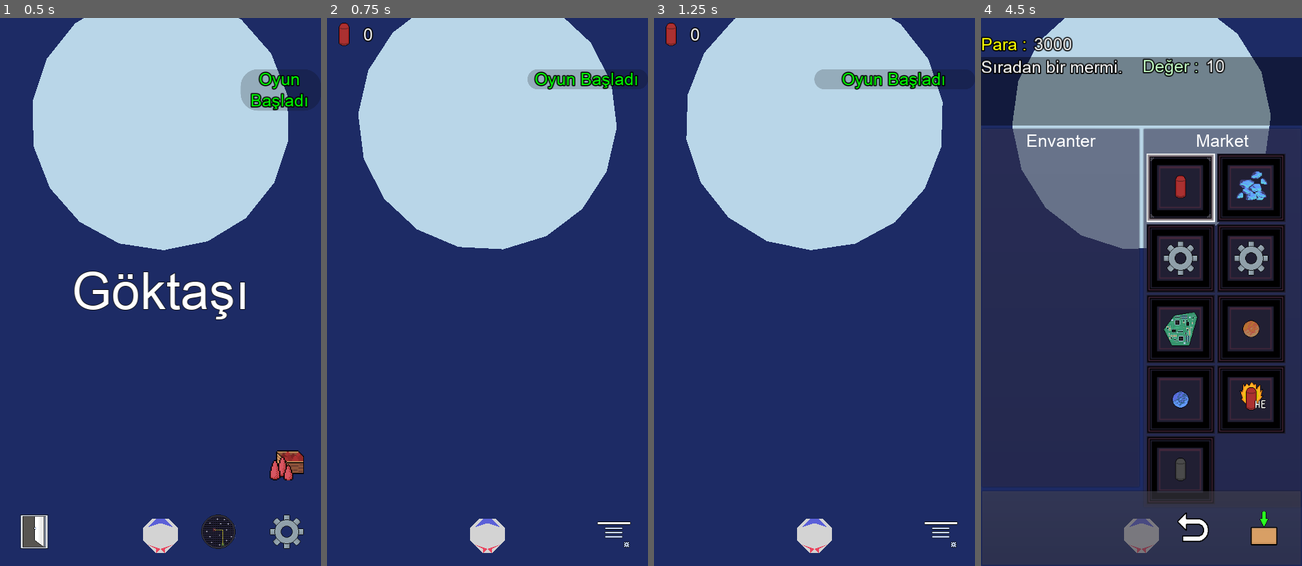
Above: before the commit, frames 1-4 (left to right).
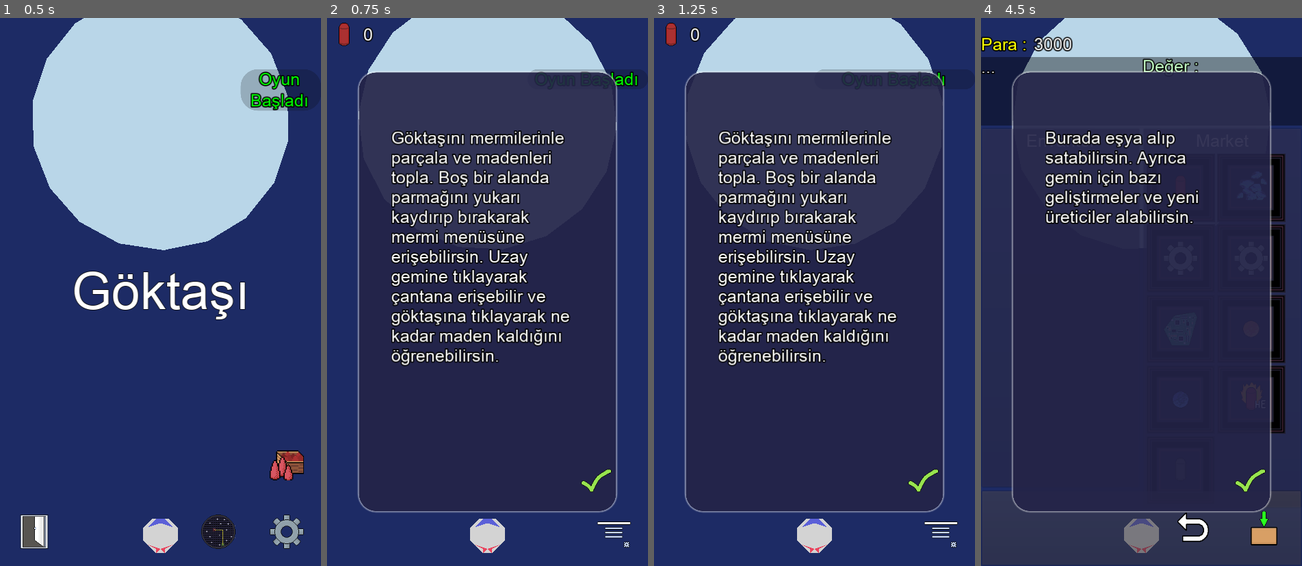
Above: after the commit, the same moments.

Repository: UmutSanci01/Goktasi-2
Game: Godot game, scene res://Main/Main.tscn
The game is run twice, just before and just after one commit, with the same random seed, the same clock (stepped at 60 frames per second) and the same inputs. The engine's default icon, where the game draws it, is replaced by a stand-in: a white triangle on a blue panel in a dark square.
Inputs (mouse positions are in pixels of both pictures, inside the frame that each line leads up to):
- Up to frame 1 (0.5 s): no input
- Up to frame 2 (0.75 s): click (487, 292) at 0.5 s
- Up to frame 3 (1.25 s): no input
- Up to frame 4 (4.5 s): click (1250, 478) at 1.27 s; click "Menu" at 2 s; click (1141, 292) at 2.75 s; click "Menu" at 3.5 s; click "9999" at 4.25 s

Frame 1 is identical in both runs. In frame 2, 65% of the frame differs, in the area x 9-91%, y 9-91%; in frame 3, 65%; in frame 4, 33%.

Commit message:
Add tutorial

Diff:
--- a/GUI/InGame/InGame.gd
+++ b/GUI/InGame/InGame.gd
@@ -41,7 +41,7 @@
 func show():
 	.show()
 
-	# Check tutorial here
+	TutorialOverlay.tutor_show(TutorialOverlay.Tutors.INGAME)
 
 func update_container():
 	# Bullet Container
@@ -116,9 +116,9 @@
 	var parent : GraphicUI = get_parent()
 	parent.set_menu(parent.store)
 
-func _draw():
-	if GameState.show_safe_area:
-		draw_rect(GameState.screen_safe_area, Color.red, false, 10)
+# func _draw():
+	# if GameState.show_safe_area:
+	# 	draw_rect(GameState.screen_safe_area, Color.red, false, 10)
 
 func _on_MeteorInfo_pressed():
 	var ore_num = GameState.get_ore_num()
--- a/GUI/Map/Map.gd
+++ b/GUI/Map/Map.gd
@@ -156,7 +156,7 @@
 func show():
 	.show()
 
-	TutorialOverlay.tutor_map()
+	TutorialOverlay.tutor_show(TutorialOverlay.Tutors.MAP)
 
 	# The map GUI will not be loaded until the map button is pressed at least once.
 	if not self.is_map_init:
--- a/GUI/Settings/Settings.gd
+++ b/GUI/Settings/Settings.gd
@@ -20,6 +20,11 @@
 
 	settings_data = new_data
 	emit_signal("settings_change", settings_data)
+
+func show():
+	.show()
+
+	TutorialOverlay.tutor_show(TutorialOverlay.Tutors.SETTINGS)
 
 func hide():
 	.hide()
--- a/GUI/Store/StoreGUI.gd
+++ b/GUI/Store/StoreGUI.gd
@@ -41,6 +41,14 @@
 
 	invpanel_store.set_inv(Store.inv)
 	invpanel_store.set_title("Market")
+
+func show():
+	.show()
+
+	if not Store.is_reachable:
+		TutorialOverlay.tutor_show(TutorialOverlay.Tutors.INVENTORY)
+	else:
+		TutorialOverlay.tutor_show(TutorialOverlay.Tutors.MARKET)
 
 func show_store():
 	invpanel_store.show()
--- a/Localization/Localization.csv
+++ b/Localization/Localization.csv
@@ -11,6 +11,12 @@
 KEY_GAME_START,"Game Started","Oyun Başladı"
 KEY_GAME_RESET,"Game Reset","Oyun Sıfırlandı"
 KEY_TUTOR_RESET,"Tutorial Reset","Öğretici Sıfırlandı"
+KEY_TUTOR_MAP,"You can travel between asteroids, sell what you have earned at the market, and purchase new materials. When there are no places left to go, you can travel to a different galaxy. Tap an asteroid to view its details. Double-tap to quickly access the market.","Göktaşları arasında seyahat edebilir ve markette kazandıklarını satıp yeni malzemeler alabilirsin. Gidecek yer kalmadığında farklı bir galaksiye geçiş yapabilirsin. Göktaşı ile ilgili bilgi almak için üzerine tıkla. Markete hızlı erişim için üzerine çift tıkla."
+KEY_TUTOR_SETTINGS,"If you are stranded in deep space, you can reset your data, re-enable the tutorial, and switch the language to Turkish.","Uzay boşluğunda sıkıştıysan veriyi sıfırlayabilir, öğreticiyi yeniden aktif edebilir ve Türkçe dil seçeneğini aktif edebilirsin."
+KEY_TUTOR_INGAME,"Break the asteroid with your ammo and gather minerals. Swipe up and release on an empty area to open the ammo menu. Tap your spaceship to access your inventory, and tap the asteroid to see how many minerals remain.","Göktaşını mermilerinle parçala ve madenleri topla. Boş bir alanda parmağını yukarı kaydırıp bırakarak mermi menüsüne erişebilirsin. Uzay gemine tıklayarak çantana erişebilir ve göktaşına tıklayarak ne kadar maden kaldığını öğrenebilirsin."
+KEY_TUTOR_MAINMENU,"Begin your journey, adjust settings, or inspect your fleet before setting off into the void.","Yolculuğuna başla, ayarları düzenle veya uzay boşluğuna açılmadan önce filonu gözden geçir."
+KEY_TUTOR_MARKET,"Buy and sell items here. You can also purchase upgrades for your ship and acquire new extractors.","Burada eşya alıp satabilirsin. Ayrıca gemin için bazı geliştirmeler ve yeni üreticiler alabilirsin."
+KEY_TUTOR_INVENTORY,"This displays the items stored in your spaceship. Depending on the selected item, various actions are available.","Burada geminde bulunan eşyalar gösterilir. Seçilen eşyaya bağlı olarak çeşitli seçenekler bulabilirsin."
 KEY_SAFE_AREA_ENABLED,"Safe Area Enabled","Guvenli alan etkinlestirildi."
 KEY_NO_ORE_LEFT,"No Ore Left","Maden Kalmadı"
 KEY_ORE_REMAINING,"Ore Remaining","Maden Kaldı"
--- a/Map/Map.gd
+++ b/Map/Map.gd
@@ -165,7 +165,7 @@
 	if slot_index == current_slot_index:
 		return
 
-	var slot_data : Data = get_data(slot_index)
+	var _slot_data : Data = get_data(slot_index)
 
 #	if PlayerInventory.use_item(Item.ID.FUEL, slot_dist):
 	if PlayerInventory.use_item_by_type(Item.Type.FUEL, slot_dist):
--- a/Tutorial/TutorialOverlay.gd
+++ b/Tutorial/TutorialOverlay.gd
@@ -1,8 +1,11 @@
 extends CanvasLayer
 
-# APPEND end to the Tutors. Because, maybe index change and save file corruption.
+onready var text_label : RichTextLabel = $Control/RichTextLabel
+
+# Always append new entries to the end of the enum.
+# Inserting items in the middle will shift enum values and invalidate existing save files.
 enum Tutors {
-	MAIN_MENU, INGAME, INVENTORY, MARKET, MAP
+	MAIN_MENU, INGAME, INVENTORY, MARKET, MAP, SETTINGS
 }
 
 var tutorial_progress_temp : Dictionary = {
@@ -10,7 +13,8 @@
 	Tutors.INGAME : false,
     Tutors.INVENTORY : false,
     Tutors.MARKET : false,
-    Tutors.MAP : false
+    Tutors.MAP : false,
+	Tutors.SETTINGS : false
 }
 var tutorial_progress : Dictionary = {}
 
@@ -28,20 +32,29 @@
 	tutorial_progress = tutorial_progress_temp.duplicate()
 	InfoPanel.add_label("KEY_TUTOR_RESET")
 
-func tutor_map():
-	if tutorial_progress[Tutors.MAP]: return
-	current_tutor = Tutors.MAP
+func tutor_show(tutor_id : int):
+	if tutorial_progress.get(tutor_id, true): return
+	current_tutor = tutor_id
+
+	match current_tutor:
+		Tutors.MAP:
+			text_label.text = tr("KEY_TUTOR_MAP")
+		Tutors.INGAME:
+			text_label.text = tr("KEY_TUTOR_INGAME")
+		Tutors.INVENTORY:
+			text_label.text = tr("KEY_TUTOR_INVENTORY")
+		Tutors.MARKET:
+			text_label.text = tr("KEY_TUTOR_MARKET")
+		Tutors.SETTINGS:
+			text_label.text = tr("KEY_TUTOR_SETTINGS")
+		_:
+			pass
 
 	show()
 
 func _on_ConfirmButton_pressed():
-	match current_tutor:
-		Tutors.MAP:
-			tutorial_progress[Tutors.MAP] = true
-		_:
-			pass
+	tutorial_progress[current_tutor] = true
 	hide()
-
 
 func save_data():
 	DataBase.save_data(tutorial_progress, "Tutorial")
--- a/Tutorial/TutorialOverlay.tscn
+++ b/Tutorial/TutorialOverlay.tscn
@@ -1,7 +1,17 @@
-[gd_scene load_steps=3 format=2]
+[gd_scene load_steps=5 format=2]
 
 [ext_resource path="res://Tutorial/TutorialOverlay.gd" type="Script" id=1]
 [ext_resource path="res://Images/confirm.png" type="Texture" id=2]
+[ext_resource path="res://Font/Arial.tres" type="DynamicFont" id=3]
+
+[sub_resource type="StyleBoxFlat" id=1]
+bg_color = Color( 0, 0, 0.164706, 0.784314 )
+corner_radius_top_left = 32
+corner_radius_top_right = 32
+corner_radius_bottom_right = 32
+corner_radius_bottom_left = 32
+shadow_color = Color( 1, 1, 1, 0.6 )
+shadow_size = 4
 
 [node name="TutorialOverlay" type="CanvasLayer"]
 layer = 6
@@ -12,15 +22,29 @@
 anchor_bottom = 1.0
 
 [node name="Panel" type="Panel" parent="Control"]
-modulate = Color( 1, 1, 1, 0.588235 )
-anchor_right = 1.0
-anchor_bottom = 1.0
+anchor_left = 0.1
+anchor_top = 0.1
+anchor_right = 0.9
+anchor_bottom = 0.9
+custom_styles/panel = SubResource( 1 )
+
+[node name="RichTextLabel" type="RichTextLabel" parent="Control"]
+anchor_left = 0.2
+anchor_top = 0.2
+anchor_right = 0.8
+anchor_bottom = 0.8
+grow_horizontal = 2
+grow_vertical = 2
+custom_fonts/normal_font = ExtResource( 3 )
+text = "Bu Bir Deneme Metnidir. Bu Haritada market ve göktaşlarına seyahat edebilirsin."
+fit_content_height = true
+scroll_active = false
 
 [node name="ConfirmButton" type="TextureButton" parent="Control"]
-anchor_left = 0.918
-anchor_top = 0.943
-anchor_right = 0.918
-anchor_bottom = 0.943
+anchor_left = 0.85
+anchor_top = 0.85
+anchor_right = 0.85
+anchor_bottom = 0.85
 margin_left = -40.0
 margin_top = -40.0
 texture_normal = ExtResource( 2 )
Binary file changed: Images/confirm.png
